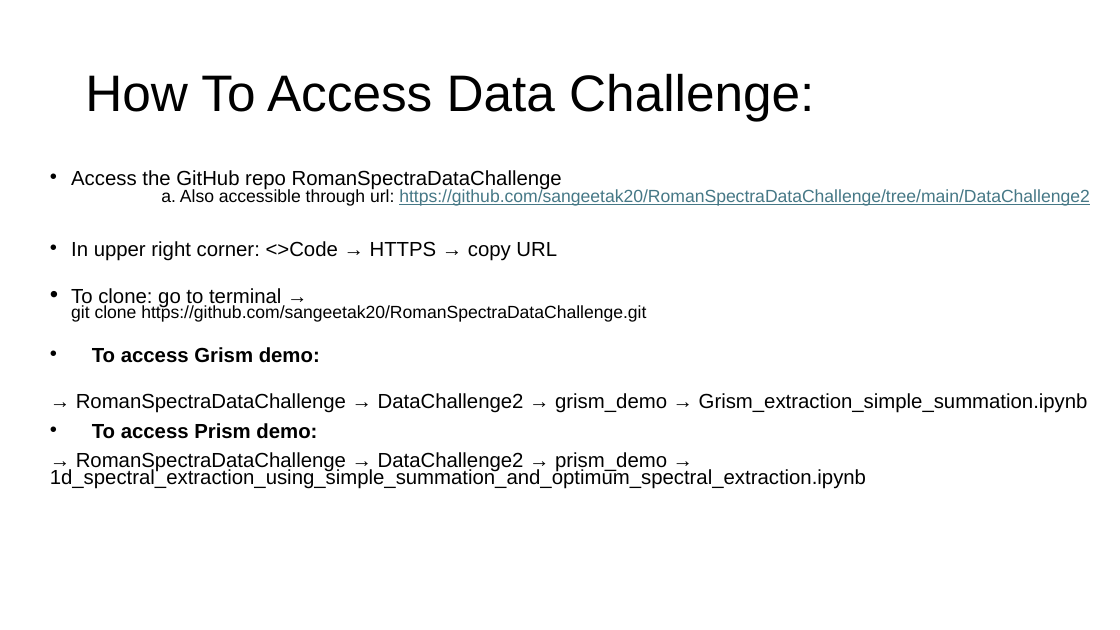
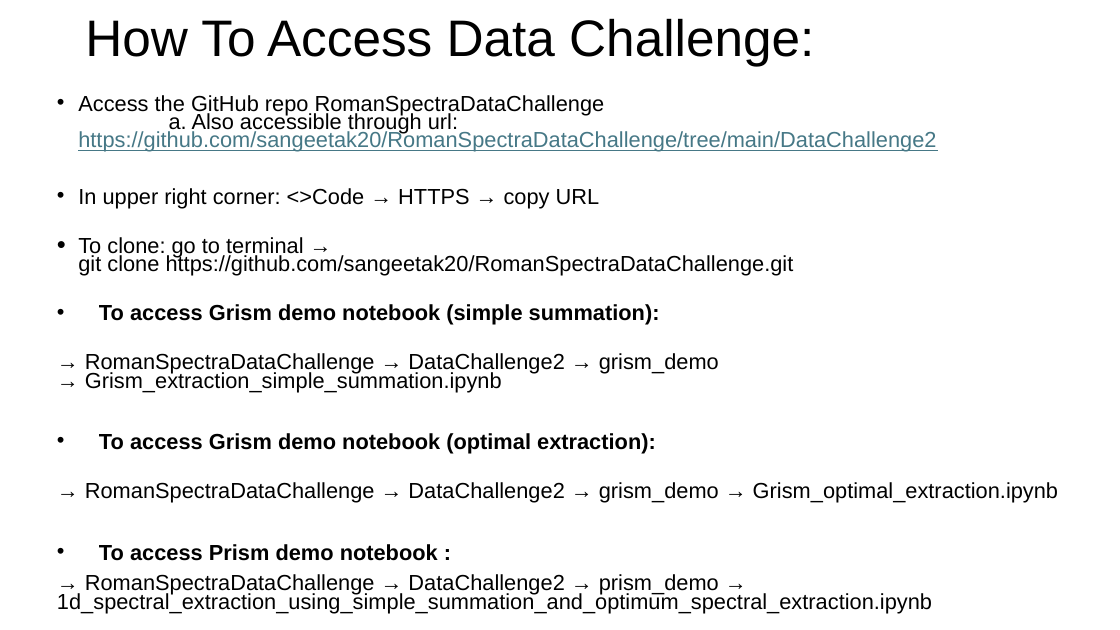
Before and after one commit to sangeetak20/RomanSpectraDataChallenge, a slide deck: slide 11 of DataChallenge2/slides/Intro_data_challenge_2.pptx. Drawn at 1120x630 pixels with LibreOffice and Linux fonts; fonts in the diff are those of the drawing. Boxes give left, top, right and bottom in pixels: in the first picture for what was removed or moved away, otherwise in the second. Text is boxed around its words. In the diff, an @@ line names an element or a change of style, - is before the commit and + after.

```diff
--- a/DataChallenge2/slides/Intro_data_challenge_2.pptx
+++ b/DataChallenge2/slides/Intro_data_challenge_2.pptx
@@ title "How To Access Data Challenge:": place and size @@
-title "How To Access Data Challenge:" at (85, 73, 814, 121)
+title "How To Access Data Challenge:" at (85, 18, 814, 66)
@@ text "Access the GitHub repo RomanSpectraDataChallenge ...": place and size @@
-text "Access the GitHub repo RomanSpectraDataChallenge ..." at (50, 170, 1089, 489)
+text "Access the GitHub repo RomanSpectraDataChallenge ..." at (57, 95, 1058, 614)
@@ text at (57, 95, 936, 614): size 13.1 to 14 pt in "Access the GitHub repo RomanSpectraDataChallenge", "In upper right corner: <>Code → HTTPS ...", "To clone: go to terminal →", "→ RomanSpectraDataChallenge → DataChallenge2 → grism_demo → ..." and 1 more places; size 11.2 to 14 pt in "a. Also accessible through url: https://github.com/sangeetak ...", "git clone https://github.com/sangeetak20/RomanSpectraDataCha ..." @@
@@ text at (99, 304, 660, 325): text changed; size 13.1 to 14 pt @@
-• To access Grism demo:
+• To access Grism demo notebook (simple summation):
@@ text at (85, 433, 1058, 561): text changed; size 13.1 to 14 pt; bold off @@
-• To access Prism demo:
+• To access Grism demo notebook (optimal extraction):
+→ RomanSpectraDataChallenge → DataChallenge2 → grism_demo → Grism_optimal_extraction.ipynb
+• To access Prism demo notebook :
```
